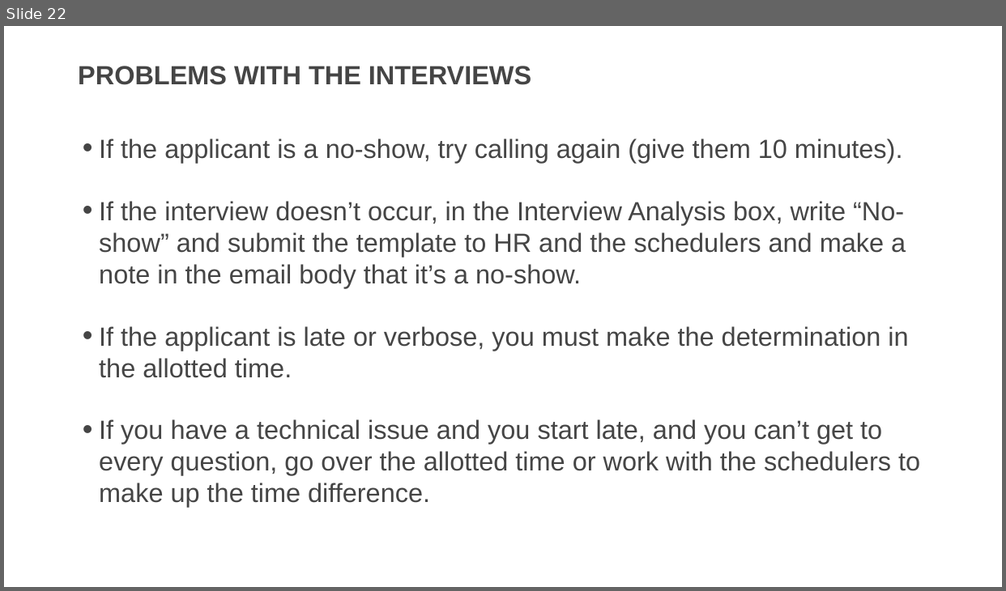
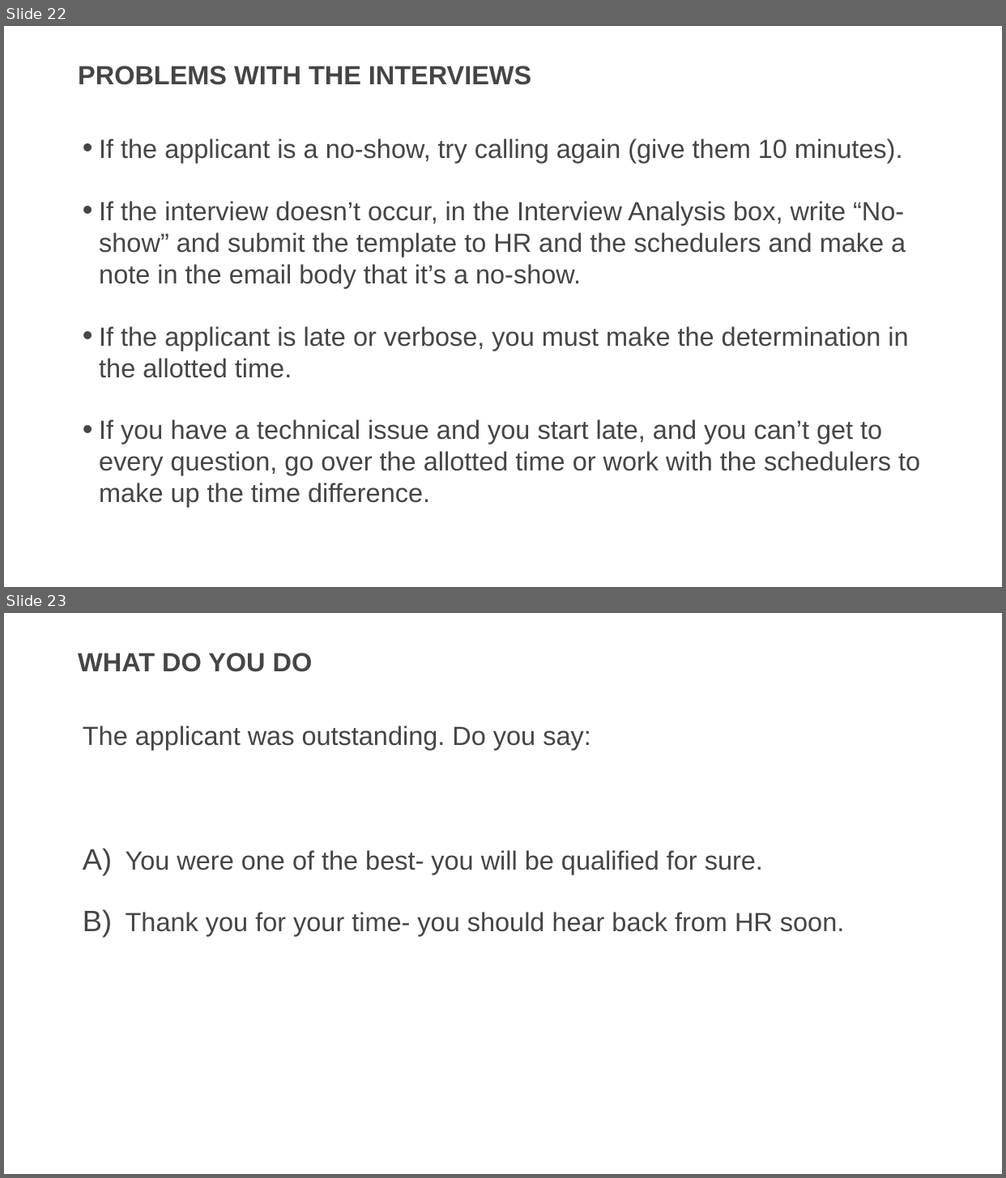
Before and after one commit to usds/SME-QA-Website, a slide deck: toolkit/phone-assessment-interviews/phone-interview-training-presentation.pptx. Shown one above the other, each under a label of ours: slide 22 before the commit, slides 22 and 23 after it. The pictures are 1006x591 and 1006x1178 pixels, drawn with LibreOffice and Linux fonts; fonts in the diff are those of the drawing. Boxes give left, top, right and bottom in pixels: in the first picture for what was removed or moved away, otherwise in the second. Text is boxed around its words. In the diff, an @@ line names an element or a change of style, - is before the commit and + after.

```diff
--- a/toolkit/phone-assessment-interviews/phone-interview-training-presentation.pptx
+++ b/toolkit/phone-assessment-interviews/phone-interview-training-presentation.pptx
@@ slide 23 added at [4, 613, 1002, 1174], background #FFFFFF @@
@@ title added at [78, 653, 313, 672], 36 pt, text #454545, bold @@
+WHAT DO YOU DO
@@ text added at [83, 726, 844, 937], 36 pt, text #454545 @@
+The applicant was outstanding. Do you say:
+A) You were one of the best- you will be qualified for sure.
+B) Thank you for your time- you should hear back from HR soon.
```
Also in this commit, not shown: 2 other slides added.
